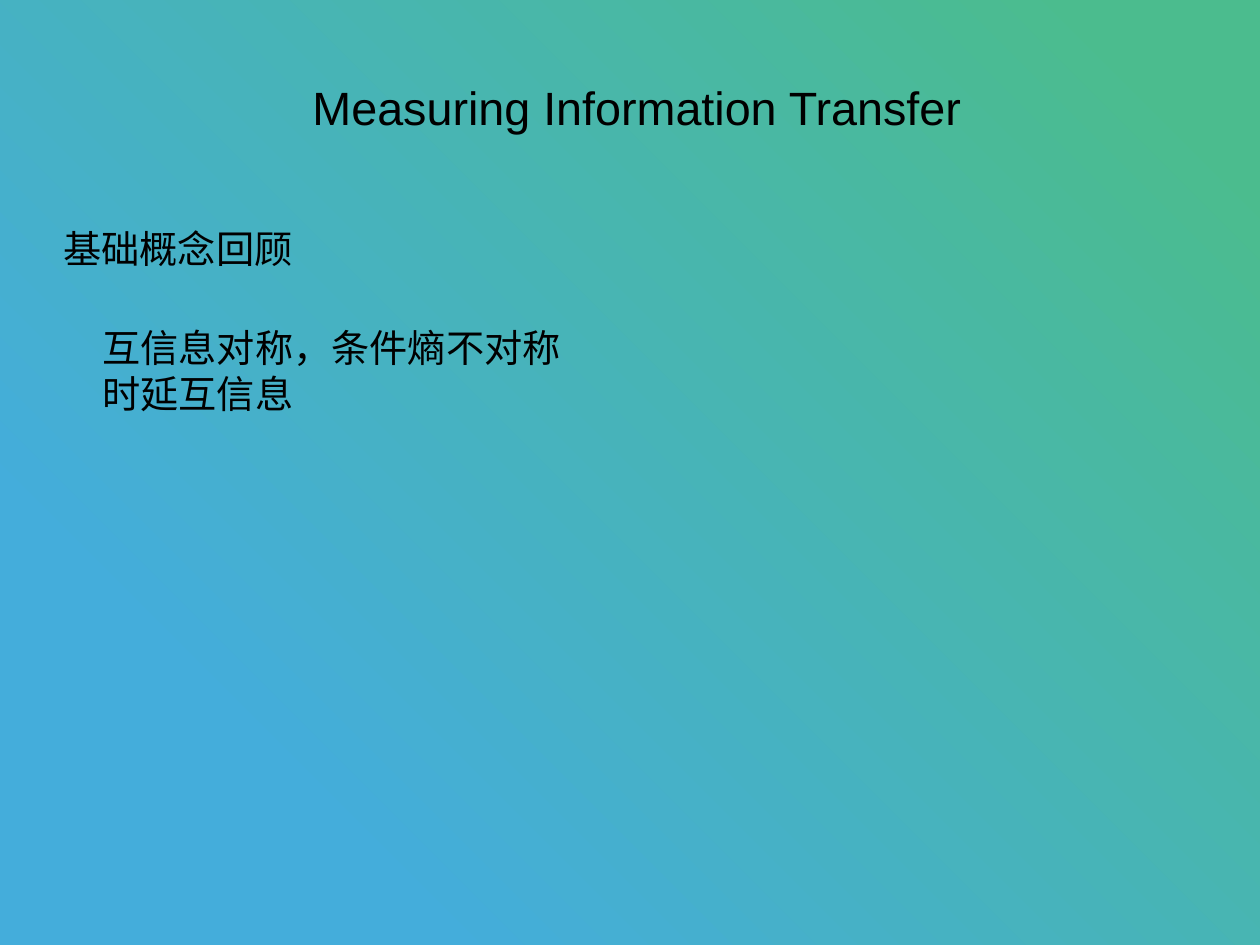
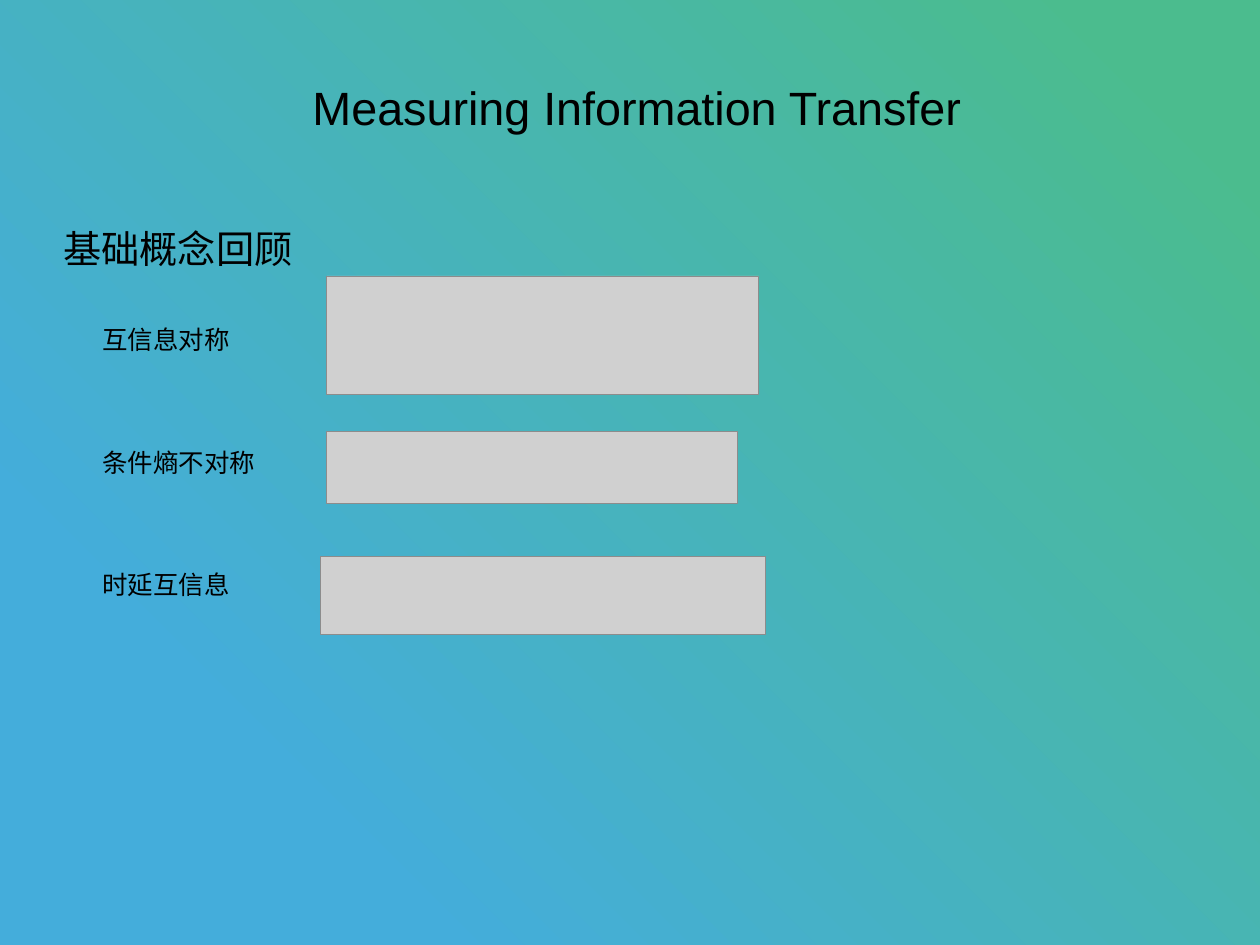
Before and after one commit to stan12138/daily, a slide deck: slide 5 of 转移熵.pptx (slide 4 before the commit). Drawn at 1260x945 pixels with LibreOffice and Linux fonts; fonts in the diff are those of the drawing; grey boxes stand for pictures. Boxes give left, top, right and bottom in pixels: in the first picture for what was removed or moved away, otherwise in the second. Text is boxed around its words. In the diff, an @@ line names an element or a change of style, - is before the commit and + after.

```diff
--- a/转移熵.pptx
+++ b/转移熵.pptx
@@ picture added at (327, 276, 759, 394) @@
@@ text at (102, 327, 255, 474): text changed; size 36 to 24 pt @@
-互信息对称，条件熵不对称
+互信息对称
+条件熵不对称
@@ picture added at (327, 432, 738, 504) @@
@@ picture added at (320, 557, 765, 634) @@
@@ text at (102, 572, 229, 596): size 36 to 24 pt in "时延互信息" @@
```
Also in this commit, not shown: 7 other slides changed, 1 slide added, 5 slides removed, 2 other files.
